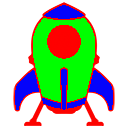
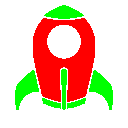
Layered file, before and after one edit (128 × 128). Changes by layer:
added layer "Capa 1 copia" above "Capa 1" over [15, 5, 113, 110]
hid "Capa 1" over [13, 2, 115, 126]
